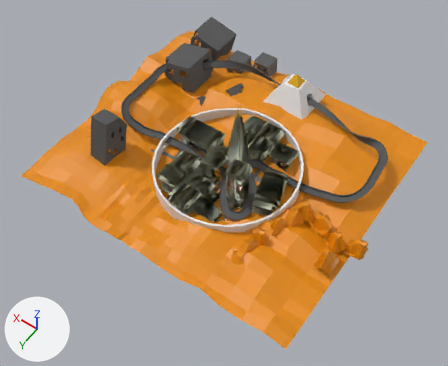
Two versions of the FBX model Assets/Prefabs/TestPrefabs/SandMap/JWT_P_Sand Dune_DONE_kindof.fbx, one commit apart.
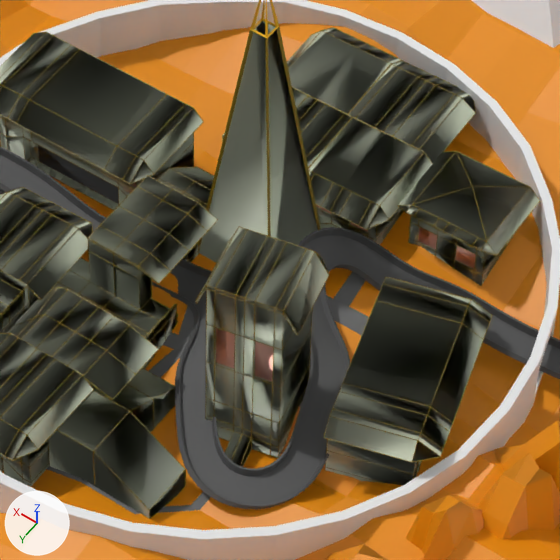
Each version appears first whole from a camera (50 mm lens) standing at (-1502.0, 2069.0, 3166.0) and looking at (-120.0, 135.0, 127.0), and next in a close-up on the part from 40% to 68% of the width and 30% to 63% of the height. Every picture has the same lights, and +X, +Y and +Z are marked at lower left. The first two pictures are the older version. Where no turn or scale is listed for an object, it has been applied to the vertices. Vertices at exactly the same position are counted once.

Script lines for the objects in view, before the commit:
```python
me_cube_017 = bpy.data.meshes.new('Cube.017')
me_cube_017.from_pydata(...)  # 3426 vertices, 3426 faces; spans x -251.0..1442.0, y -1266.0..-171.0, z 102.0..246.0
me_cube_017.materials.append(mat_roads)  # dark grey #515151
me_cube_028 = bpy.data.meshes.new('Cube.028')
me_cube_028.from_pydata(...)  # 1196 vertices, 1796 faces; spans x -97.0..74.0, y -122.0..117.0, z -147.0..182.0
# faces by material slot: [195, 1556, 45]
me_cube_028.materials.append(mat_body)  # pale green #c9d0b8
me_cube_028.materials.append(mat_outline)  # yellow #867009
me_cube_028.materials.append(mat_windows)  # beige #f4bca9
me_cube_029 = bpy.data.meshes.new('Cube.029')
me_cube_029.from_pydata(...)  # 47 vertices, 69 faces; spans x 483.0..624.0, y -630.0..-488.0, z 49.0..632.0
# faces by material slot: [5, 40, 24]
me_cube_029.materials.append(mat_body)  # pale green #c9d0b8
me_cube_029.materials.append(mat_outline)  # yellow #867009
me_cube_029.materials.append(mat_material_007)  # yellow #e7b110
ob_cube_001 = bpy.data.objects.new('Cube.001', me_cube_028)
ob_cube_001.location = (-243.0, 152.0, 227.0)
ob_cube_001.rotation_euler = (0.0, 0.0, -0.151)  # degrees (0, 0, -8.7)
ob_cube_002 = bpy.data.objects.new('Cube.002', me_cube_029)
ob_cube_002.location = (-643.0, 501.0, 0.0)
ob_cube_012 = bpy.data.objects.new('Cube.012', me_cube_017)
ob_cube_012.location = (-643.0, 501.0, 0.0)
# also in view: 'Cube.013' at (-310.0, -237.0, 132.0); 'Cube.005' at (-156.0, -199.0, 121.0); 'Plane.001' at (-615.0, 136.0, 159.0); 'Plane' at (11.0, -94.0, 121.0); 'Cube.003' at (203.0, -51.0, 160.0)
```
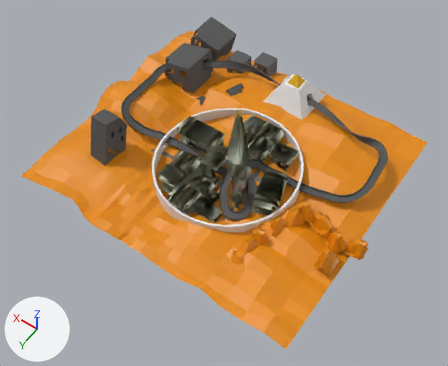
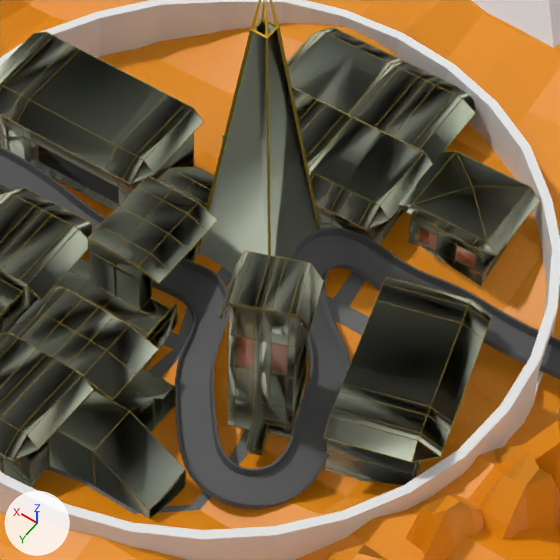
What the commit changed:
me_cube_017 is used by ob_cube_012; location (-643.0, 501.0, 0.0).
me_cube_017 had 3426 vertices, 3426 faces and spanned x -251.0..1442.0, y -1266.0..-171.0, z 102.0..246.0.
me_cube_017 now has 3426 vertices, 3426 faces and spans x -251.0..1442.0, y -1266.0..-171.0, z 104.0..246.0.
me_cube_017 part 1: 158 of 3426 vertices moved; they spanned x 524.0..719.0, y -464.0..-375.0, z 102.0..151.0 and now span x 525.0..719.0, y -462.0..-375.0, z 107.0..152.0; mean shift (6.0, 1.0, 3.0); largest move (620.0, -419.0, 103.0) -> (629.0, -417.0, 109.0).
Object 'Cube.001' (ob_cube_001) moves from (-243.0, 152.0, 227.0) to (-250.0, 149.0, 227.0).
Object 'Cube.001' (ob_cube_001) turns from (0, 0, -8.7) to (0, 0, 1) degrees about x, y and z.
Object 'Cube.001' (ob_cube_001) is rescaled from (1.0, 1.0, 1.0) to (0.832, 0.832, 0.832).

Changed parts and their boxes (x1, y1, x2, y2) in the close-ups (560 x 560 px; the box of a moved part takes in the faces that stretch with it):
'Cube.001', moved, turned, rescaled
    before: (195, 226, 329, 467)
    after: (219, 251, 324, 456)
'Cube.012', reshaped
    before: (0, 155, 560, 504)
    after: (0, 155, 560, 503)
part 1 of me_cube_017, moved or reshaped
    before: (170, 265, 208, 330)
    after: (152, 264, 224, 332)
